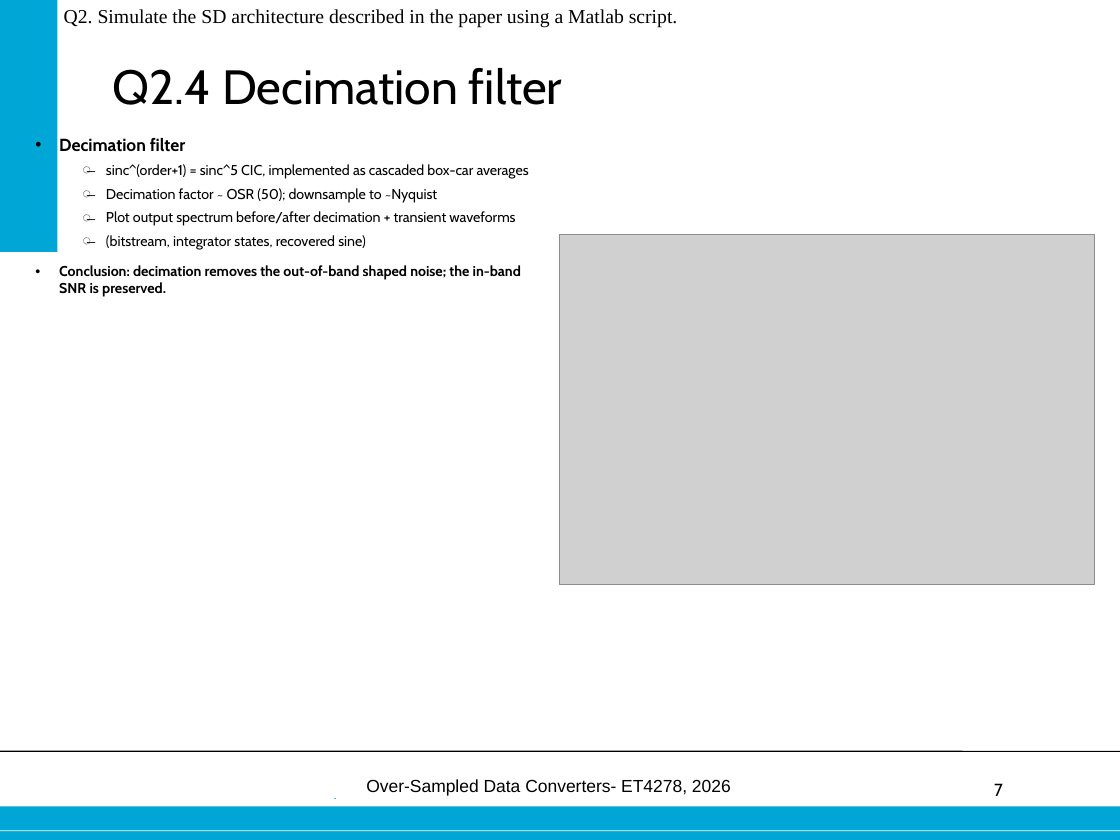
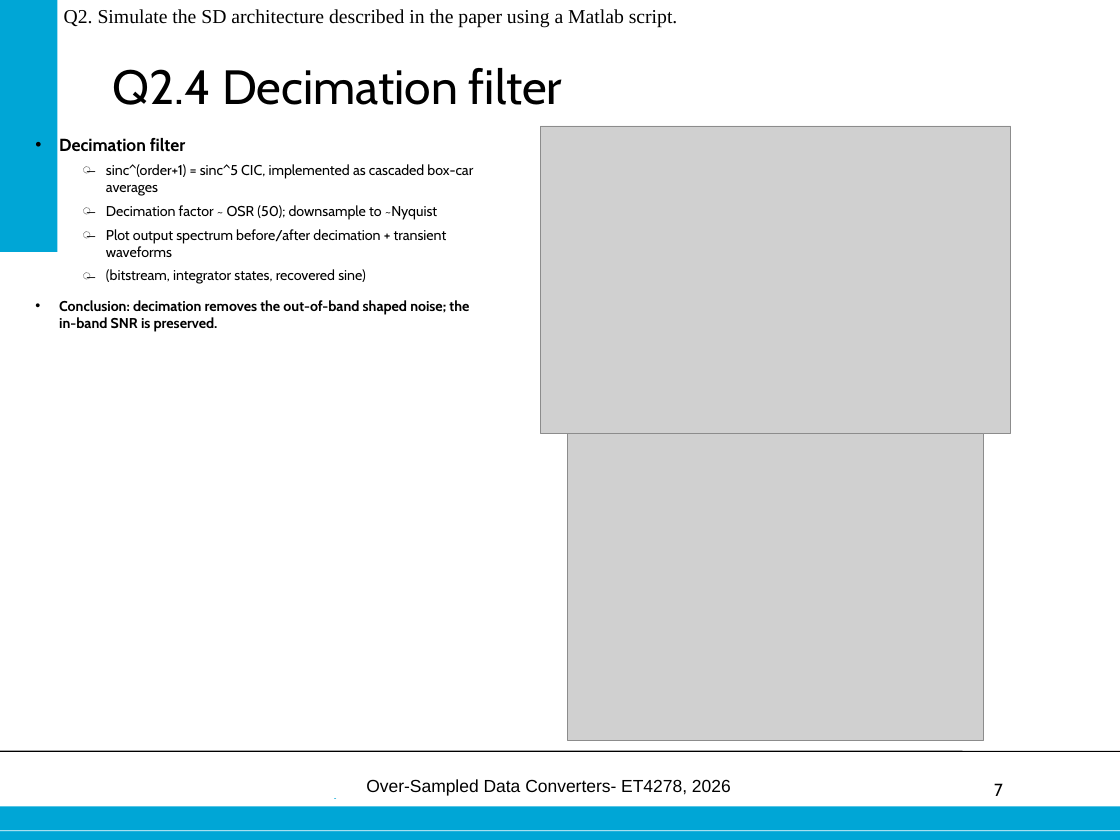
Before and after one commit to danieltyukov/tud-over-sampled-data-converters, a slide deck: slide 7 of practical-exam/Final_oral_exam_Daniel_Tyukov_5714699.pptx. Drawn at 1120x840 pixels with LibreOffice and Linux fonts; fonts in the diff are those of the drawing; grey boxes stand for pictures; background and template pictures are left out. Boxes give left, top, right and bottom in pixels: in the first picture for what was removed or moved away, otherwise in the second. Text is boxed around its words. In the diff, an @@ line names an element or a change of style, - is before the commit and + after.

Commit message:
Refactor FIRDSM techniques and parameters; update plots and presentation
- Updated FIRDSM_techniques_onoff.m to enhance clarity and adjust metastability time constant.
- Refined FIRDSM_thermal_decimation.m for improved voltage scaling and thermal noise analysis.
- Modified build_pptx.py to adjust text sizes and alignments, and added a references slide.
- Adjusted firdsm_coeffs.m and firdsm_params.m for better coefficient handling and parameter definitions.
- Enhanced firdsm_run.m to streamline quantization and integration processes.
- Updated mbq.m for improved mid-rise multi-bit quantization.
- Updated various result images to reflect changes in simulations and analyses.

```diff
--- a/practical-exam/Final_oral_exam_Daniel_Tyukov_5714699.pptx
+++ b/practical-exam/Final_oral_exam_Daniel_Tyukov_5714699.pptx
@@ text "Decimation filter" rewrapped from (59, 138, 529, 297) to (59, 138, 473, 331) @@
@@ picture: place and size @@
-picture at (559, 235, 1095, 584)
+picture at (540, 126, 1011, 433)
@@ picture added at (568, 433, 985, 740) @@
```
Also in this commit, not shown: 14 other slides changed, 36 other files.
